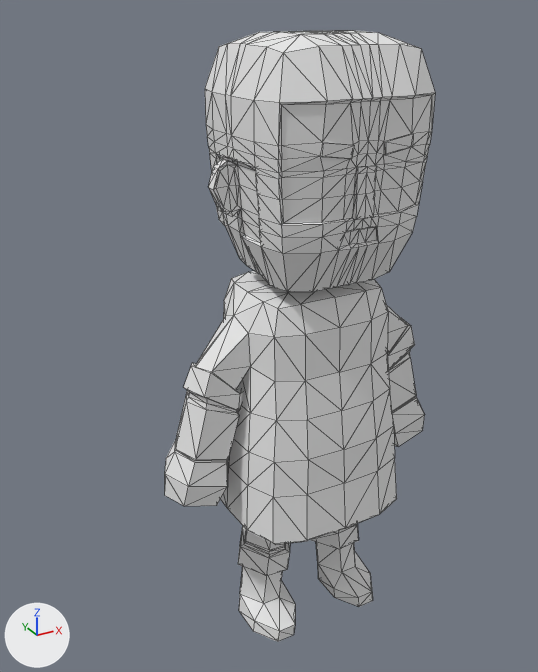
The glTF model assets/villager-npc/glb/Blacksmith.glb: old version first, new version second.
The view is the same before and after, from a 50 mm lens placed at (-1.071, -1.732, 1.844), pointed at (-0.077, 0.076, 0.94). The axes (+X, +Y, +Z) are drawn at lower left. The lights are the same throughout. The first picture is the older version. Mesh edges are drawn as thin lines.

The scene before the commit, as lines of its bpy script (objects in view):
```python
me_cube_002 = bpy.data.meshes.new('Cube.002')
me_cube_002.from_pydata(...)  # 916 vertices, 1828 faces; spans x -0.47..0.47, y -0.28..0.23, z 0.0..1.79
me_cube_002.materials.append(mat_material)  # white #e7e7e7
ob_body = bpy.data.objects.new('Body', me_cube_002)
ob_body.location = (0.0, 0.0, 0.0)
```
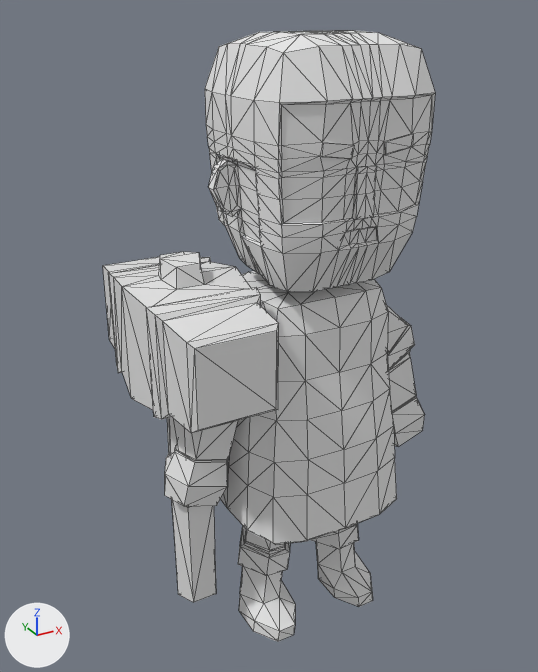
The edits, one by one:
Material 'Material.001' (mat_material_001) is new.
Its base color is (0.8, 0.8, 0.8) (white #e7e7e7).
Mesh me_cube_001 is new.
It has 82 vertices, 160 faces and spans x -0.163..0.163, y -0.33..0.33, z -0.149..0.968.
It uses material mat_material_001 (white #e7e7e7).
Object 'Hammer' (ob_hammer) is new; it shows me_cube_001.
Its location is (-0.369, 0.03, 0.282).

Boxes [x1, y1, x2, y2] around the edits, measured in the pictures (538 x 672 px):
'Hammer', added: after [103, 252, 279, 602]
